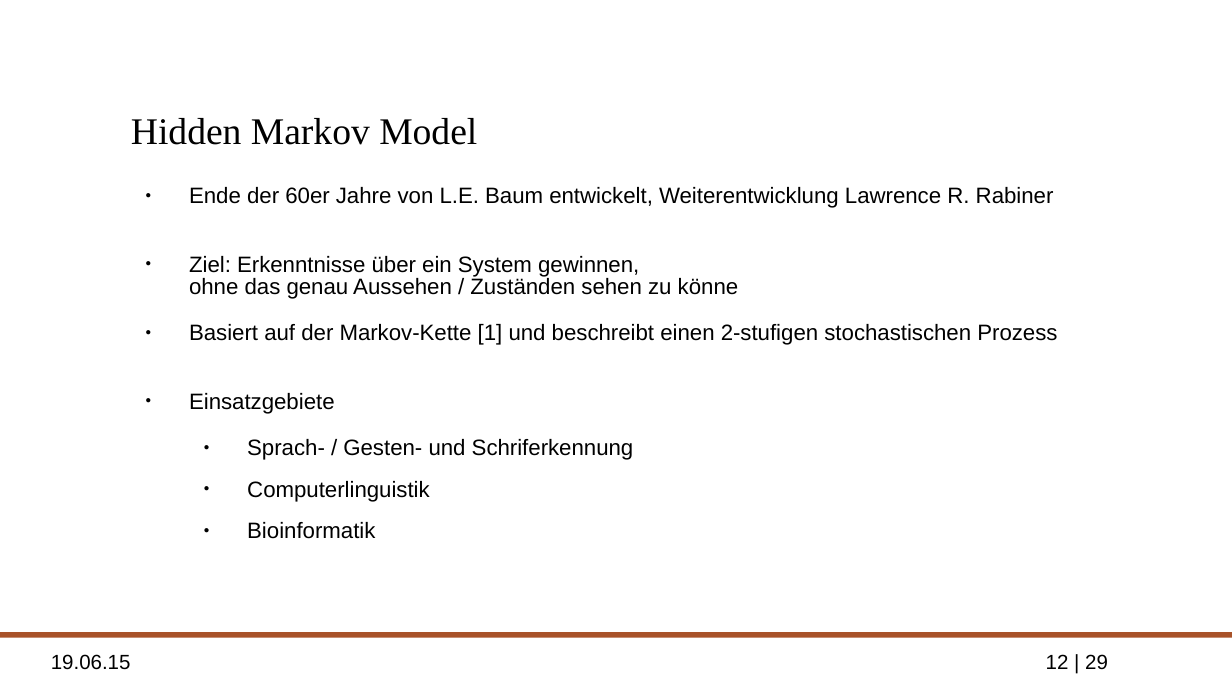
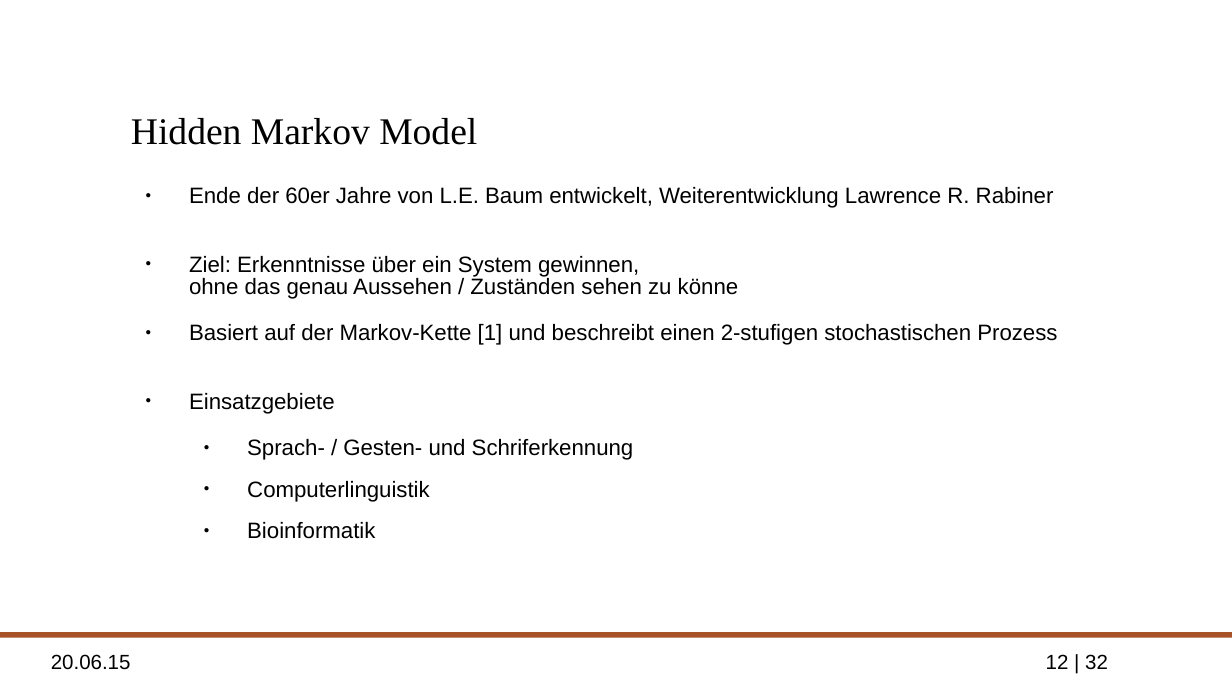
Before and after one commit to ppasler/Formale-Methoden-HMM, a slide deck: slide 12 of presentation/hidden_markov_pasler.odp. Drawn at 1232x693 pixels with LibreOffice and Linux fonts; fonts in the diff are those of the drawing; background and template pictures are left out. Boxes give left, top, right and bottom in pixels: in the first picture for what was removed or moved away, otherwise in the second. Text is boxed around its words. In the diff, an @@ line names an element or a change of style, - is before the commit and + after.

```diff
--- a/presentation/hidden_markov_pasler.odp
+++ b/presentation/hidden_markov_pasler.odp
@@ text at (51,654,131,670): text changed @@
-19.06.15
+20.06.15
@@ page number at (1046,654,1108,670): text changed @@
-12 | 29
+12 | 32
```
Also in this commit, not shown: 27 other slides changed, 3 slides added, 2 other files.
